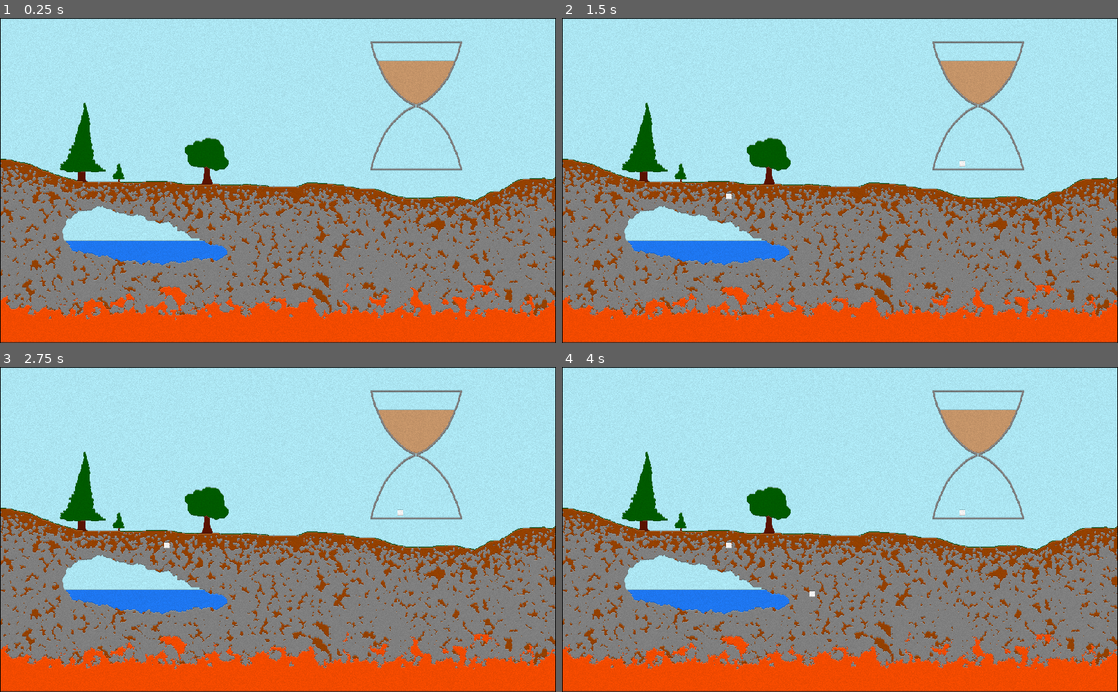
Above: before the commit, frames 1-4 (two rows, left to right).
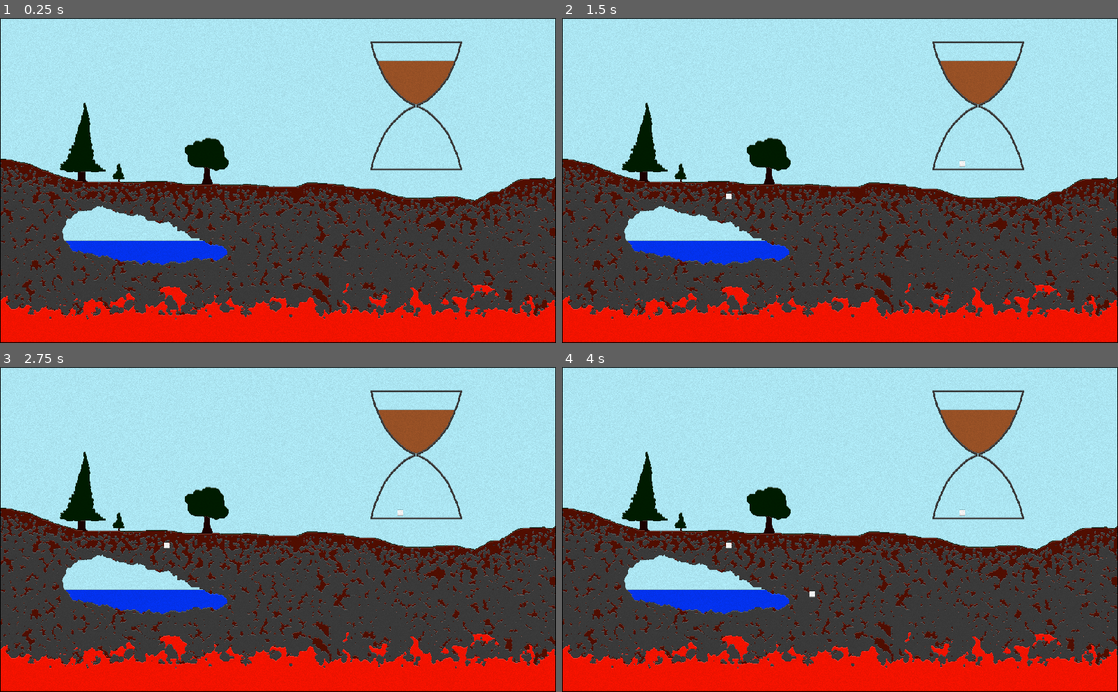
Above: after the commit, the same moments.

Repository: bruce965/godot-gpu-cellular-automata
Game: Godot game, scene res://CellularAutomata.tscn
Two runs of this game, one before a commit and one after it. Both use one fixed random seed, a clock stepped at 60 frames per second and the inputs below.
Inputs (mouse positions are in pixels of both pictures, inside the frame that each line leads up to):
- Up to frame 1 (0.25 s): no input
- Up to frame 2 (1.5 s): tap Enter at 0.5, 0.6, 1.35 s; move the mouse to (962, 164) at 0.52 s; click (962, 164) at 0.67 s; tap Space at 0.77, 1.25 s; move the mouse to (728, 196) at 1.27 s; click (728, 196) at 1.42 s
- Up to frame 3 (2.75 s): tap Space at 1.52 s; tap Enter at 2, 2.1 s; move the mouse to (333, 458) at 2.02 s; click (333, 458) at 2.17 s
- Up to frame 4 (4 s): tap Space at 2.75, 3.02, 3.77 s; move the mouse to (812, 594) at 2.77 s; tap Enter at 2.85, 3.5, 3.6 s; click (812, 594) at 2.92 s; move the mouse to (1006, 578) at 3.52 s; click (1006, 578) at 3.67 s

The runs differ from the first frame. In frame 1, 50% of the frame differs, in the area x 0-100%, y 0-100%; in frame 2, 50%; in frame 3, 50%; in frame 4, 50%.

Commit message:
Fix ghost lines

Diff:
--- a/render.shader
+++ b/render.shader
@@ -9,10 +9,12 @@
 }
 
 void fragment() {
+	ivec2 uv = ivec2(UV / TEXTURE_PIXEL_SIZE);
+
 	// Get the color of this pixel and its neighbours.
-	vec4 here = texture(TEXTURE, UV);
-	vec4 up = texture(TEXTURE, UV + vec2(0, -1) * TEXTURE_PIXEL_SIZE);
-	vec4 down = texture(TEXTURE, UV + vec2(0, +1) * TEXTURE_PIXEL_SIZE);
+	vec4 here = texelFetch(TEXTURE, uv, 0);
+	vec4 up = texelFetch(TEXTURE, uv + ivec2(0, -1), 0);
+	vec4 down = texelFetch(TEXTURE, uv + ivec2(0, +1), 0);
 
 	// Use the color of this pixel.
 	COLOR = here;
--- a/simulation.shader
+++ b/simulation.shader
@@ -13,33 +13,33 @@
 const vec4 steam = vec4(136, 164, 201, 255) / 255.;
 
 // Random number generator.
-float rand(float time, vec2 coords) {
-	return fract(sin(dot(coords - 0.1, vec2(12.9898,78.233)) + time) * 43758.5453);
+float rand(float time, ivec2 coords) {
+	return fract(sin(dot(vec2(coords) - 0.1, vec2(12.9898,78.233)) + time) * 43758.5453);
 }
 
 // Compute the movement performed by the cell at the specified UV.
 // Customize this function to alter material physics.
-bool isMovingFrom(sampler2D tex, vec2 uv, vec2 pixelSize, float time, out vec2 uvNew) {
+bool isMovingFrom(sampler2D tex, ivec2 uv, float time, out ivec2 uvNew) {
 	// Calculate the UVs of the neigbours.
-	vec2 uvUp        = uv + vec2( 0, -1) * pixelSize;
-	vec2 uvDown      = uv + vec2( 0, +1) * pixelSize;
-	vec2 uvLeft      = uv + vec2(-1,  0) * pixelSize;
-	vec2 uvRight     = uv + vec2(+1,  0) * pixelSize;
-	vec2 uvUpLeft    = uv + vec2(-1, -1) * pixelSize;
-	vec2 uvUpRight   = uv + vec2(+1, -1) * pixelSize;
-	vec2 uvDownLeft  = uv + vec2(-1, +1) * pixelSize;
-	vec2 uvDownRight = uv + vec2(+1, +1) * pixelSize;
+	ivec2 uvUp        = uv + ivec2( 0, -1);
+	ivec2 uvDown      = uv + ivec2( 0, +1);
+	ivec2 uvLeft      = uv + ivec2(-1,  0);
+	ivec2 uvRight     = uv + ivec2(+1,  0);
+	ivec2 uvUpLeft    = uv + ivec2(-1, -1);
+	ivec2 uvUpRight   = uv + ivec2(+1, -1);
+	ivec2 uvDownLeft  = uv + ivec2(-1, +1);
+	ivec2 uvDownRight = uv + ivec2(+1, +1);
 
 	// Get the color of this pixel and its neighbours.
-	vec4 here      = texture(tex, uv         );
-	vec4 up        = texture(tex, uvUp       );
-	vec4 down      = texture(tex, uvDown     );
-	vec4 left      = texture(tex, uvLeft     );
-	vec4 right     = texture(tex, uvRight    );
-	vec4 upLeft    = texture(tex, uvUpLeft   );
-	vec4 upRight   = texture(tex, uvUpRight  );
-	vec4 downLeft  = texture(tex, uvDownLeft );
-	vec4 downRight = texture(tex, uvDownRight);
+	vec4 here      = texelFetch(tex, uv         , 0);
+	vec4 up        = texelFetch(tex, uvUp       , 0);
+	vec4 down      = texelFetch(tex, uvDown     , 0);
+	vec4 left      = texelFetch(tex, uvLeft     , 0);
+	vec4 right     = texelFetch(tex, uvRight    , 0);
+	vec4 upLeft    = texelFetch(tex, uvUpLeft   , 0);
+	vec4 upRight   = texelFetch(tex, uvUpRight  , 0);
+	vec4 downLeft  = texelFetch(tex, uvDownLeft , 0);
+	vec4 downRight = texelFetch(tex, uvDownRight, 0);
 
 	// powders
 	if (here == sand) {
@@ -86,9 +86,9 @@
 			rand(time + 3., uv) > 0.5 ? +1 : -1
 		);
 
-		vec2 uvNeighbor = uv + vec2(rand) * pixelSize;
-
-		if (texture(tex, uvNeighbor) == air) {
+		ivec2 uvNeighbor = uv + rand;
+
+		if (texelFetch(tex, uvNeighbor, 0) == air) {
 			uvNew = uvNeighbor;
 			return true;
 		}
@@ -99,8 +99,8 @@
 
 // Check if any of the neighbors of the cell at the specified UV wants to occupy the cell.
 // Modify this function to customize the radius of interaction between cells.
-bool isMovingTo(sampler2D tex, vec2 uv, vec2 pixelSize, float time, out vec2 uvSource) {
-	vec4 here = texture(tex, uv);
+bool isMovingTo(sampler2D tex, ivec2 uv, float time, out ivec2 uvSource) {
+	vec4 here = texelFetch(tex, uv, 0);
 
 	if (here == air) {
 		ivec2 rand = ivec2(
@@ -114,10 +114,10 @@
 				if (ivec2(x, y) == ivec2(0, 0))
 					continue;
 
-				vec2 uvNeighbor = uv + vec2(ivec2(x, y) * rand) * pixelSize;
-
-				vec2 uvNew;
-				if (isMovingFrom(tex, uvNeighbor, pixelSize, time, uvNew) && uvNew == uv) {
+				ivec2 uvNeighbor = uv + ivec2(x, y) * rand;
+
+				ivec2 uvNew;
+				if (isMovingFrom(tex, uvNeighbor, time, uvNew) && uvNew == uv) {
 					// Neighbor moved to this cell.
 					uvSource = uvNeighbor;
 					return true;
@@ -132,17 +132,17 @@
 
 // Check if the particle in a cell is morphing into a different material.
 // Modify the function to alter interactions between different materials.
-bool isMorphing(sampler2D tex, vec2 uv, vec2 pixelSize, float time, out vec4 material) {
+bool isMorphing(sampler2D tex, ivec2 uv, float time, out vec4 material) {
 	// Get the color of this pixel and its neighbours.
-	vec4 here      = texture(tex, uv         );
-	vec4 up        = texture(tex, uv + vec2( 0, -1) * pixelSize);
-	vec4 down      = texture(tex, uv + vec2( 0, +1) * pixelSize);
-	vec4 left      = texture(tex, uv + vec2(-1,  0) * pixelSize);
-	vec4 right     = texture(tex, uv + vec2(+1,  0) * pixelSize);
-	vec4 upLeft    = texture(tex, uv + vec2(-1, -1) * pixelSize);
-	vec4 upRight   = texture(tex, uv + vec2(+1, -1) * pixelSize);
-	vec4 downLeft  = texture(tex, uv + vec2(-1, +1) * pixelSize);
-	vec4 downRight = texture(tex, uv + vec2(+1, +1) * pixelSize);
+	vec4 here      = texelFetch(tex, uv                , 0);
+	vec4 up        = texelFetch(tex, uv + ivec2( 0, -1), 0);
+	vec4 down      = texelFetch(tex, uv + ivec2( 0, +1), 0);
+	vec4 left      = texelFetch(tex, uv + ivec2(-1,  0), 0);
+	vec4 right     = texelFetch(tex, uv + ivec2(+1,  0), 0);
+	vec4 upLeft    = texelFetch(tex, uv + ivec2(-1, -1), 0);
+	vec4 upRight   = texelFetch(tex, uv + ivec2(+1, -1), 0);
+	vec4 downLeft  = texelFetch(tex, uv + ivec2(-1, +1), 0);
+	vec4 downRight = texelFetch(tex, uv + ivec2(+1, +1), 0);
 
 	if (here == water) {
 		// Water in contact with lava turns into steam.
@@ -227,48 +227,47 @@
 }
 
 void fragment() {
+	ivec2 uv = ivec2(UV / TEXTURE_PIXEL_SIZE);
+
 	vec4 newMaterial;
-	if (isMorphing(TEXTURE, UV, TEXTURE_PIXEL_SIZE, TIME, newMaterial)) {
+	if (isMorphing(TEXTURE, uv, TIME, newMaterial)) {
 		// The particle in this cell morphed into a different material.
 		COLOR = newMaterial;
 	}
 	else {
-		vec2 uvNew;
-		if (isMovingFrom(TEXTURE, UV, TEXTURE_PIXEL_SIZE, TIME, uvNew)) {
+		ivec2 uvNew;
+		if (isMovingFrom(TEXTURE, uv, TIME, uvNew)) {
 			// The occupant of this cell is trying to move to another cell...
-			vec2 uvSource;
-			if (isMorphing(TEXTURE, uvNew, TEXTURE_PIXEL_SIZE, TIME, newMaterial)) {
+			ivec2 uvSource;
+			if (isMorphing(TEXTURE, uvNew, TIME, newMaterial)) {
 				// Failed to move because the destination morphed.
-				COLOR = texture(TEXTURE, UV);
-			}
-			else if (isMovingTo(TEXTURE, uvNew, TEXTURE_PIXEL_SIZE, TIME, uvSource) && uvSource == UV) {
+				COLOR = textureLod(TEXTURE, UV, 0);
+			}
+			else if (isMovingTo(TEXTURE, uvNew, TIME, uvSource) && uvSource == uv) {
 				// The occupant moved to another cell, clear this cell.
 				COLOR = air;
 			}
 			else {
 				// The occupant failed to move because another particle moved in first.
-				COLOR = texture(TEXTURE, UV);
+				COLOR = texelFetch(TEXTURE, uv, 0);
 			}
 		}
 		else {
-			vec2 uvSource;
-			if (isMovingTo(TEXTURE, UV, TEXTURE_PIXEL_SIZE, TIME, uvSource)) {
-				if (isMorphing(TEXTURE, uvSource, TEXTURE_PIXEL_SIZE, TIME, newMaterial)) {
+			ivec2 uvSource;
+			if (isMovingTo(TEXTURE, uv, TIME, uvSource)) {
+				if (isMorphing(TEXTURE, uvSource, TIME, newMaterial)) {
 					// A particle wanted to move into this cell, but couldn't do it because it morphed.
-					COLOR = texture(TEXTURE, UV);
+					COLOR = texelFetch(TEXTURE, uv, 0);
 				}
 				else {
 					// A particle moved into this cell.
-					COLOR = texture(TEXTURE, uvSource);
+					COLOR = texelFetch(TEXTURE, uvSource, 0);
 				}
 			}
 			else {
 				// No change to the particle in this cell.
-				COLOR = texture(TEXTURE, UV);
-			}
-		}
-	}
-
-	if ((UV / TEXTURE_PIXEL_SIZE).y == 1.)
-		COLOR = dirt;
-}
+				COLOR = texelFetch(TEXTURE, uv, 0);
+			}
+		}
+	}
+}
Not shown, changed: LICENSE
Not shown, changed: README.md
